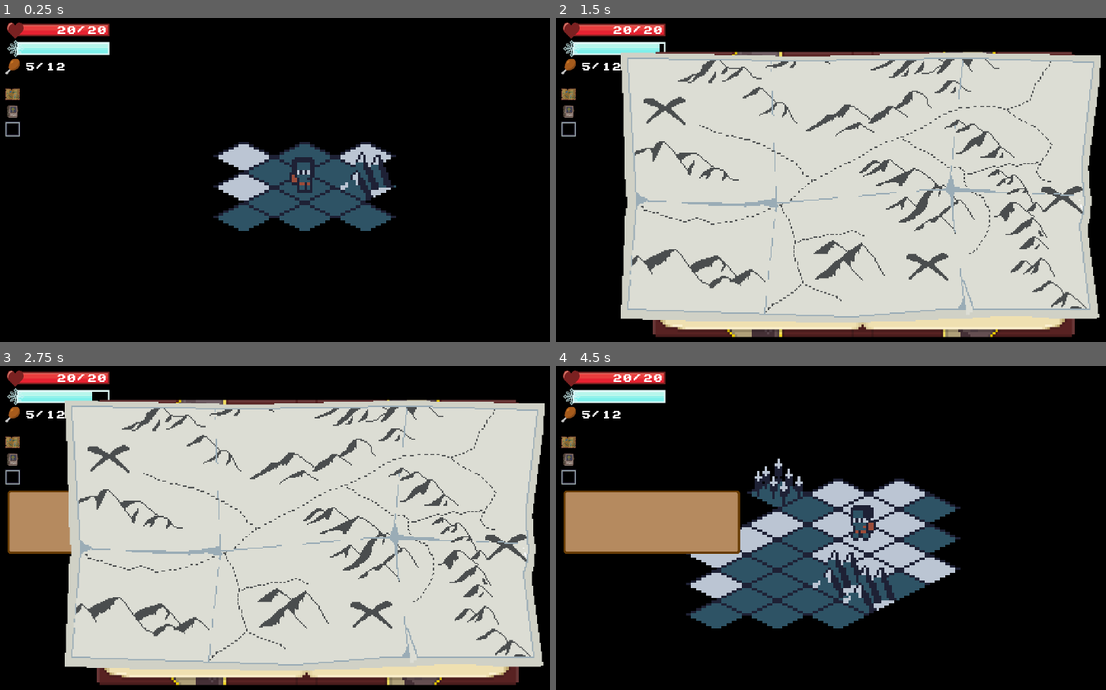
Above: before the commit, frames 1-4 (two rows, left to right).
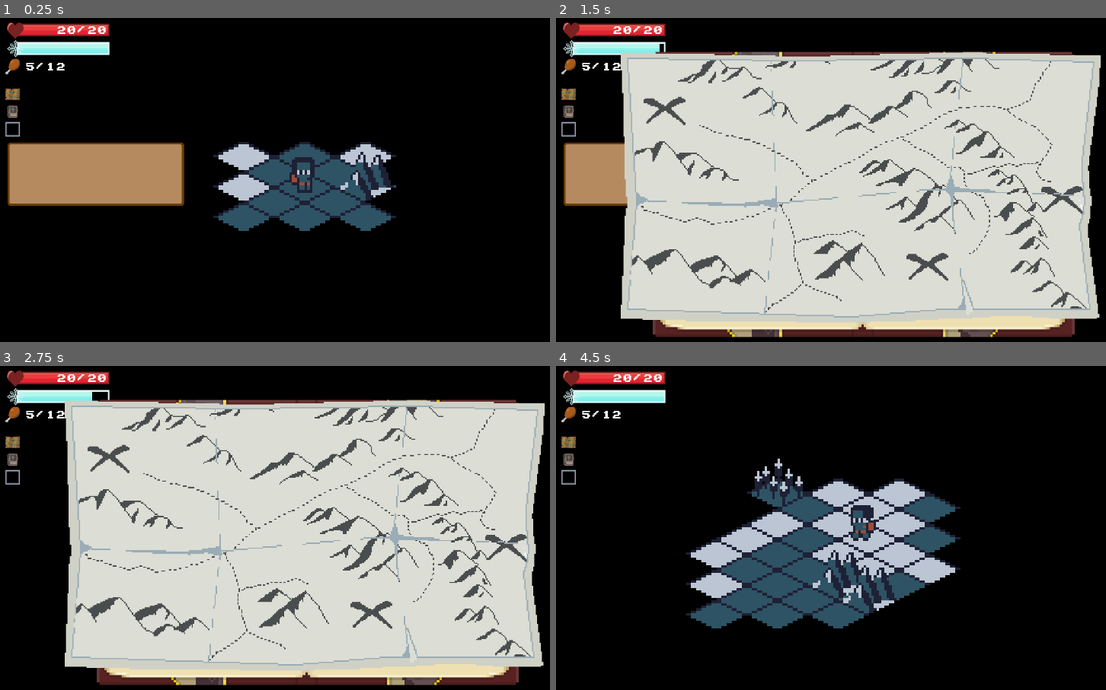
Above: after the commit, the same moments.

Repository: ZeeHatcher/project-forgotten
Game: Godot game, scene res://scenes/main/main.tscn
The game is run twice, just before and just after one commit, with the same random seed, the same clock (stepped at 60 frames per second) and the same inputs. This scene is started directly instead of the project's main scene.
Inputs (mouse positions are in pixels of both pictures, inside the frame that each line leads up to):
- Up to frame 1 (0.25 s): no input
- Up to frame 2 (1.5 s): click (567, 92) at 0.5 s; click (567, 111) at 1.25 s
- Up to frame 3 (2.75 s): click (11, 476) at 2 s
- Up to frame 4 (4.5 s): tap Enter at 2.75, 4.25 s; move the mouse to (831, 602) at 2.77 s; hold Tab (journal) 2.78-3.53 s; hold W (move_up) 2.78-4.28 s; click (831, 602) at 2.92 s; tap Space at 3.5 s; move the mouse to (1045, 586) at 3.52 s; tap Tab (journal) at 3.6 s; move the mouse to (677, 485) at 4.27 s; hold A (move_left) from 4.28 s (still down); hold Tab (journal) from 4.28 s (still down)

The runs differ from the first frame. In frame 1, 6.3% of the frame differs, in the area x 1-34%, y 38-58%; in frame 2, 2.2%; in frame 3, 2.2%; in frame 4, 6.3%.

Commit message:
disabled loop for sfx, fixed tutorial inventory not playing audio

Diff:
--- a/project.godot
+++ b/project.godot
@@ -149,6 +149,10 @@
 "stream": false,
 "svg/scale": 1.0
 }
+mp3={
+"loop": false,
+"loop_offset": 0
+}
 
 [input]
 
--- a/scenes/tutorial/tutorial.tscn
+++ b/scenes/tutorial/tutorial.tscn
@@ -1,7 +1,8 @@
-[gd_scene load_steps=26 format=2]
+[gd_scene load_steps=20 format=2]
 
 [ext_resource path="res://ui/hud/hud.tscn" type="PackedScene" id=1]
 [ext_resource path="res://ui/map/map.tscn" type="PackedScene" id=2]
+[ext_resource path="res://ui/inventory/inventory_list.tscn" type="PackedScene" id=3]
 [ext_resource path="res://assets/ui/progress_bar.png" type="Texture" id=4]
 [ext_resource path="res://assets/ui/progress_bar_frame_v.png" type="Texture" id=5]
 [ext_resource path="res://scenes/tutorial/tutorial.gd" type="Script" id=6]
@@ -9,41 +10,15 @@
 [ext_resource path="res://misc/random_event_tiles.gd" type="Script" id=8]
 [ext_resource path="res://ui/temperature_bar.gd" type="Script" id=10]
 [ext_resource path="res://misc/event_service.gd" type="Script" id=11]
-[ext_resource path="res://themes/default_body.tres" type="Theme" id=12]
 [ext_resource path="res://assets/ui/progress_bar_v.png" type="Texture" id=13]
 [ext_resource path="res://assets/ui/progress_bar_frame.png" type="Texture" id=14]
 [ext_resource path="res://resources/terrain_tileset.tres" type="TileSet" id=15]
-[ext_resource path="res://resources/player_inventory.tres" type="Resource" id=16]
 [ext_resource path="res://ui/event_board/event_board.tscn" type="PackedScene" id=17]
 [ext_resource path="res://entities/player/player.tscn" type="PackedScene" id=18]
 [ext_resource path="res://ui/journal/journal.tscn" type="PackedScene" id=19]
 [ext_resource path="res://misc/world_fog/world_fog.tscn" type="PackedScene" id=20]
 [ext_resource path="res://resources/events_tileset.tres" type="TileSet" id=21]
 [ext_resource path="res://misc/event_tiles.gd" type="Script" id=22]
-[ext_resource path="res://ui/inventory/inventory_list.gd" type="Script" id=23]
-
-
-[sub_resource type="StyleBoxEmpty" id=4]
-
-[sub_resource type="StyleBoxEmpty" id=1]
-
-[sub_resource type="StyleBoxEmpty" id=3]
-
-[sub_resource type="StyleBoxFlat" id=2]
-content_margin_left = 20.0
-content_margin_right = 20.0
-content_margin_top = 20.0
-content_margin_bottom = 20.0
-bg_color = Color( 0.713726, 0.545098, 0.376471, 1 )
-border_width_left = 6
-border_width_top = 6
-border_width_right = 8
-border_width_bottom = 8
-border_color = Color( 0.411765, 0.239216, 0.0196078, 1 )
-corner_radius_top_left = 10
-corner_radius_top_right = 10
-corner_radius_bottom_right = 10
-corner_radius_bottom_left = 10
 
 [node name="Main2" type="Node2D"]
 script = ExtResource( 6 )
@@ -106,6 +81,14 @@
 tint_over = Color( 0.14902, 0.14902, 0.14902, 1 )
 tint_progress = Color( 0.521569, 0.156863, 0.156863, 1 )
 
+[node name="InventoryList" parent="CanvasLayer" instance=ExtResource( 3 )]
+unique_name_in_owner = true
+visible = false
+margin_left = -1903.0
+margin_top = -688.0
+margin_right = -1347.0
+margin_bottom = -488.0
+
 [node name="TemperatureBar" type="TextureProgress" parent="CanvasLayer"]
 unique_name_in_owner = true
 visible = false
@@ -127,35 +110,6 @@
 script = ExtResource( 10 )
 
 [node name="Tween" type="Tween" parent="CanvasLayer/TemperatureBar"]
-
-[node name="InventoryList" type="ItemList" parent="CanvasLayer"]
-unique_name_in_owner = true
-visible = false
-anchor_left = 1.0
-anchor_top = 1.0
-anchor_right = 1.0
-anchor_bottom = 1.0
-margin_left = -1884.0
-margin_top = -679.0
-margin_right = -1328.0
-margin_bottom = -479.0
-grow_horizontal = 0
-grow_vertical = 0
-size_flags_horizontal = 3
-size_flags_vertical = 3
-theme = ExtResource( 12 )
-custom_colors/guide_color = Color( 1, 1, 1, 0 )
-custom_colors/font_color_selected = Color( 1, 1, 1, 1 )
-custom_colors/font_color = Color( 1, 1, 1, 1 )
-custom_styles/selected_focus = SubResource( 4 )
-custom_styles/bg_focus = SubResource( 1 )
-custom_styles/selected = SubResource( 3 )
-custom_styles/bg = SubResource( 2 )
-items = [ "Item 0", null, false, "Item 1", null, false, "Climbing Gear", null, false, "Car Battery", null, false ]
-auto_height = true
-fixed_column_width = 526
-script = ExtResource( 23 )
-player_inventory = ExtResource( 16 )
 
 [node name="Journal" parent="CanvasLayer" instance=ExtResource( 19 )]
 unique_name_in_owner = true
@@ -191,7 +145,7 @@
 [connection signal="moved" from="Player" to="." method="_on_Player_moved"]
 [connection signal="moved" from="Player" to="GameSaveService" method="_on_Player_moved"]
 [connection signal="temperature_updated" from="Player" to="CanvasLayer/TemperatureBar" method="_on_Player_temperature_updated"]
-[connection signal="inventory_button_pressed" from="CanvasLayer/HUD" to="CanvasLayer/InventoryList" method="_on_InventoryButton_pressed"]
+[connection signal="inventory_button_pressed" from="CanvasLayer/HUD" to="CanvasLayer/InventoryList" method="_on_HUD_inventory_button_pressed"]
 [connection signal="inventory_unlocked" from="CanvasLayer/HUD" to="." method="_on_HUD_inventory_unlocked"]
 [connection signal="journal_button_pressed" from="CanvasLayer/HUD" to="CanvasLayer/Journal" method="_on_JournalButton_pressed"]
 [connection signal="journal_unlocked" from="CanvasLayer/HUD" to="." method="_on_HUD_journal_unlocked"]
--- a/ui/inventory/inventory_list.tscn
+++ b/ui/inventory/inventory_list.tscn
@@ -29,7 +29,6 @@
 corner_radius_bottom_left = 10
 
 [node name="InventoryList" type="ItemList"]
-visible = false
 anchor_left = 1.0
 anchor_top = 1.0
 anchor_right = 1.0
Not shown, changed: assets/sfx/Intro_scene_Crash_sfx.mp3.import
Not shown, changed: assets/sfx/UI_Bag_Open.mp3.import
Not shown, changed: assets/sfx/UI_Inventory_Bag_Close.mp3.import
Not shown, changed: assets/sfx/UI_Journal_close.mp3.import
Not shown, changed: assets/sfx/UI_journal_open_.mp3.import
Not shown, changed: assets/sfx/UI_map.mp3.import
Not shown, changed: assets/sfx/UX_forest_player_movement_1.mp3.import
Not shown, changed: assets/sfx/UX_forest_player_movement_2.mp3.import
Not shown, changed: assets/sfx/UX_forest_player_movement_3.mp3.import
Not shown, changed: assets/sfx/UX_forest_player_movement_4.mp3.import
Not shown, changed: assets/sfx/UX_forest_player_movement_5.mp3.import
Not shown, changed: assets/sfx/UX_mountain_player_movement_1.mp3.import
(and 10 more such lines)
